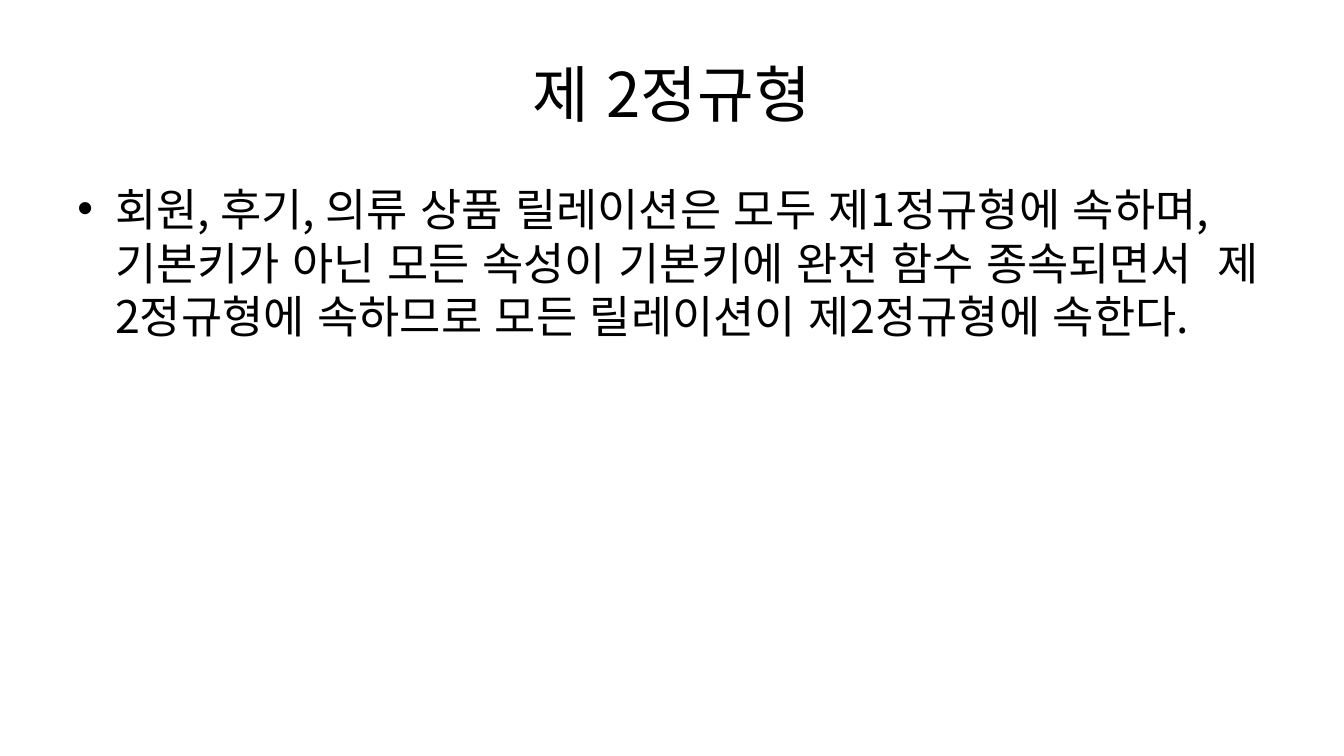
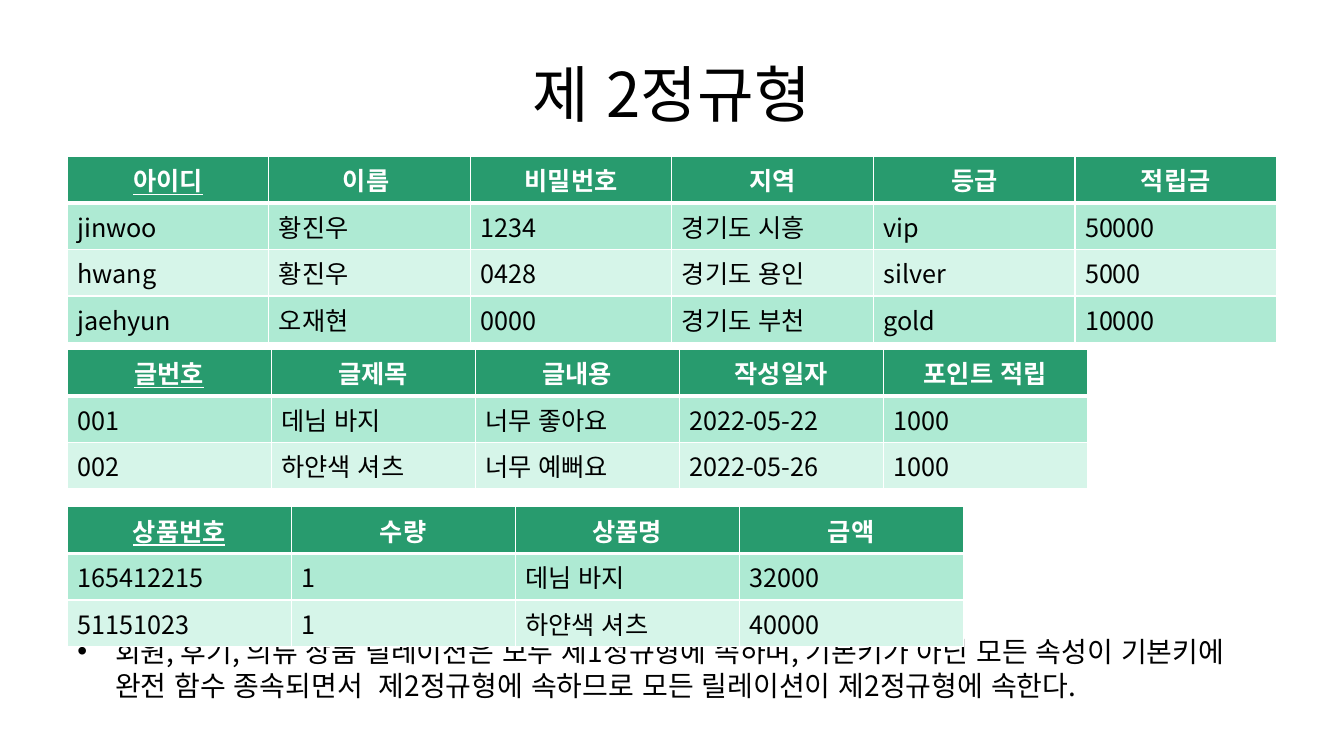
Before and after one commit to hwangjinwoo/22-DB-project, a slide deck: slide 3 of 정규형.pptx. Drawn at 1344x756 pixels with LibreOffice and Linux fonts; fonts in the diff are those of the drawing. Boxes give left, top, right and bottom in pixels: in the first picture for what was removed or moved away, otherwise in the second. Text is boxed around its words. In the diff, an @@ line names an element or a change of style, - is before the commit and + after.

```diff
--- a/정규형.pptx
+++ b/정규형.pptx
@@ table added at (68,156,1277,340), 4 rows, 6 columns @@
+아이디 | 이름 | 비밀번호 | 지역 | 등급 | 적립금
+jinwoo | 황진우 | 1234 | 경기도 시흥 | vip | 50000
+hwang | 황진우 | 0428 | 경기도 용인 | silver | 5000
+jaehyun | 오재현 | 0000 | 경기도 부천 | gold | 10000
@@ table added at (68,350,1086,482), 3 rows, 5 columns @@
+글번호 | 글제목 | 글내용 | 작성일자 | 포인트 적립
+001 | 데님 바지 | 너무 좋아요 | 2022-05-22 | 1000
+002 | 하얀색 셔츠 | 너무 예뻐요 | 2022-05-26 | 1000
@@ table added at (68,507,963,640), 3 rows, 4 columns @@
+상품번호 | 수량 | 상품명 | 금액
+165412215 | 1 | 데님 바지 | 32000
+51151023 | 1 | 하얀색 셔츠 | 40000
@@ text "회원, 후기, 의류 상품 릴레이션은 ...": place and size @@
-text "회원, 후기, 의류 상품 릴레이션은 ..." at (115,188,1258,337)
+text "회원, 후기, 의류 상품 릴레이션은 ..." at (115,634,1224,699)
@@ text "회원, 후기, 의류 상품 릴레이션은 ..." at (115,634,1224,699): size 32 to 20 pt; less space between paragraphs @@
```
